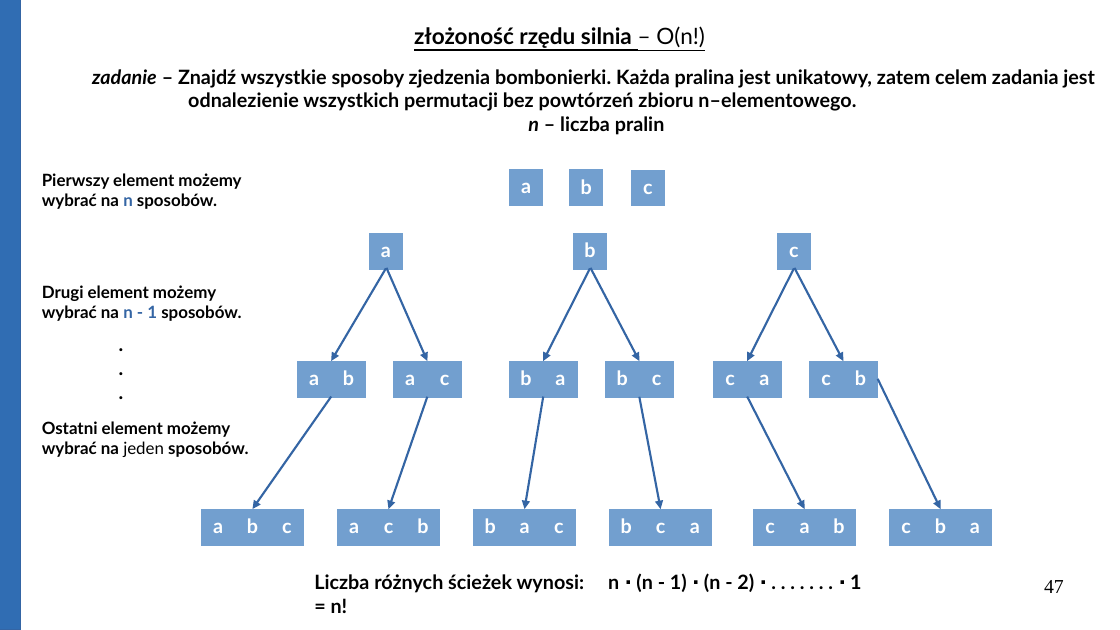
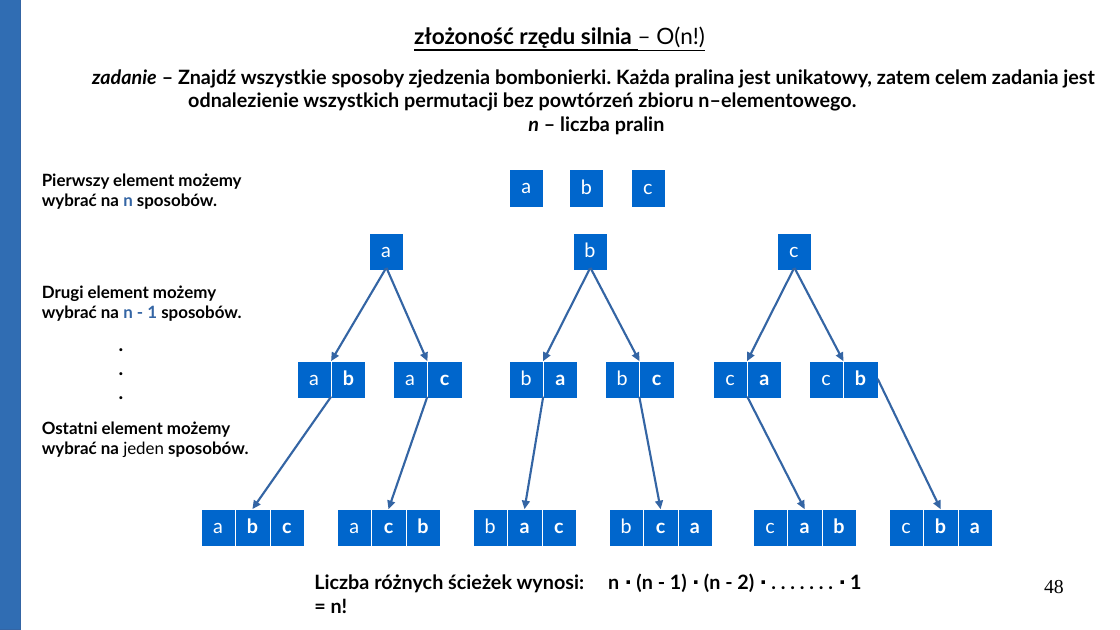
Before and after one commit to Michael-Wisniewski/algorithmic-workshop, a slide deck: slide 48 of gotowa.odp (slide 47 before the commit). Drawn at 1120x630 pixels with LibreOffice and Linux fonts; fonts in the diff are those of the drawing. Boxes give left, top, right and bottom in pixels: in the first picture for what was removed or moved away, otherwise in the second. Text is boxed around its words. In the diff, an @@ line names an element or a change of style, - is before the commit and + after.

```diff
--- a/gotowa.odp
+++ b/gotowa.odp
@@ table at (509,170,544,205) @@
@@ fill #729FCF to #0066CC in row 1, column 1 @@
@@ bold off @@
@@ borders changed @@
@@ table at (569,170,604,205) @@
@@ fill #729FCF to #0066CC in row 1, column 1 @@
@@ bold off @@
@@ borders changed @@
@@ table at (631,170,666,206) @@
@@ fill #729FCF to #0066CC in row 1, column 1 @@
@@ bold off @@
@@ borders changed @@
@@ table at (369,233,403,268) @@
@@ fill #729FCF to #0066CC in row 1, column 1 @@
@@ bold off @@
@@ borders changed @@
@@ table at (573,233,608,268) @@
@@ fill #729FCF to #0066CC in row 1, column 1 @@
@@ bold off @@
@@ borders changed @@
@@ table at (777,233,812,268) @@
@@ fill #729FCF to #0066CC in row 1, column 1 @@
@@ bold off @@
@@ borders changed @@
@@ table at (297,361,366,396) @@
@@ fill #729FCF to #0066CC in row 1 @@
@@ bold off in "a" @@
@@ borders changed @@
@@ table at (393,361,462,396) @@
@@ fill #729FCF to #0066CC in row 1 @@
@@ bold off in "a" @@
@@ borders changed @@
@@ table at (509,361,578,396) @@
@@ fill #729FCF to #0066CC in row 1 @@
@@ bold off in "b" @@
@@ borders changed @@
@@ table at (605,361,674,396) @@
@@ fill #729FCF to #0066CC in row 1 @@
@@ bold off in "b" @@
@@ borders changed @@
@@ table at (713,361,783,396) @@
@@ fill #729FCF to #0066CC in row 1 @@
@@ bold off in "c" @@
@@ borders changed @@
@@ table at (809,361,878,396) @@
@@ fill #729FCF to #0066CC in row 1 @@
@@ bold off in "c" @@
@@ borders changed @@
@@ table at (201,509,305,545) @@
@@ fill #729FCF to #0066CC in row 1 @@
@@ bold off in "a" @@
@@ borders changed @@
@@ table at (337,509,441,545) @@
@@ fill #729FCF to #0066CC in row 1 @@
@@ bold off in "a" @@
@@ borders changed @@
@@ table at (474,509,577,545) @@
@@ fill #729FCF to #0066CC in row 1 @@
@@ bold off in "b" @@
@@ borders changed @@
@@ table at (609,509,712,545) @@
@@ fill #729FCF to #0066CC in row 1 @@
@@ bold off in "b" @@
@@ borders changed @@
@@ table at (753,509,857,545) @@
@@ fill #729FCF to #0066CC in row 1 @@
@@ bold off in "c" @@
@@ borders changed @@
@@ table at (889,509,993,545) @@
@@ fill #729FCF to #0066CC in row 1 @@
@@ bold off in "c" @@
@@ borders changed @@
@@ page number at (1044,580,1064,594): text changed @@
-47
+48
```
Also in this commit, not shown: 16 other slides changed, 11 slides added, 2 slides removed, 8 other files.
